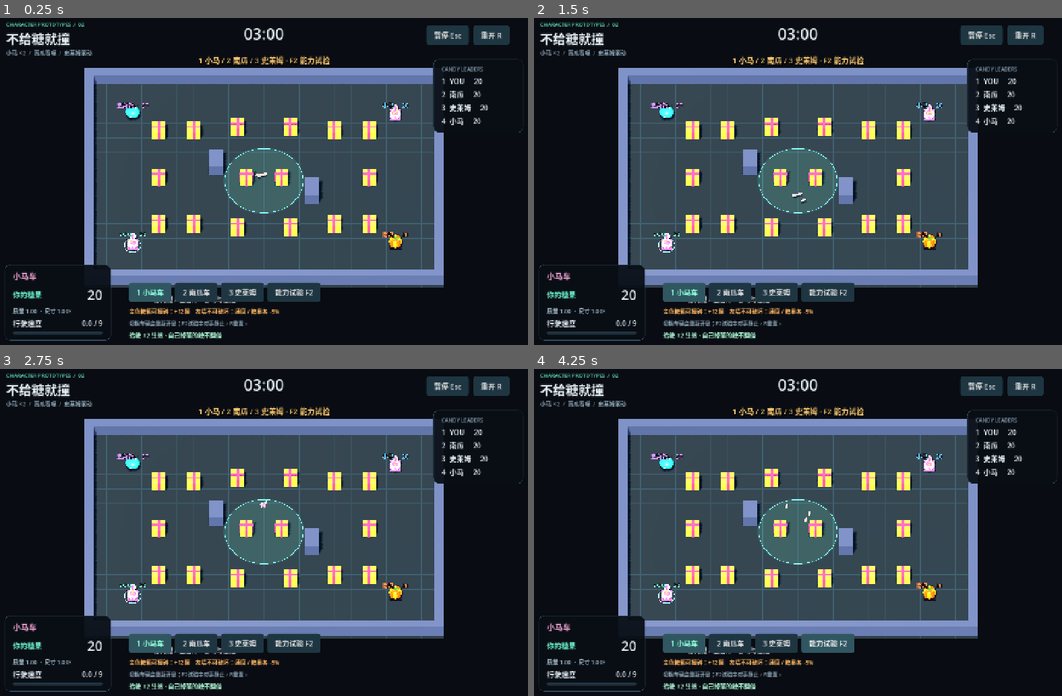
Above: before the commit, frames 1-4 (two rows, left to right).
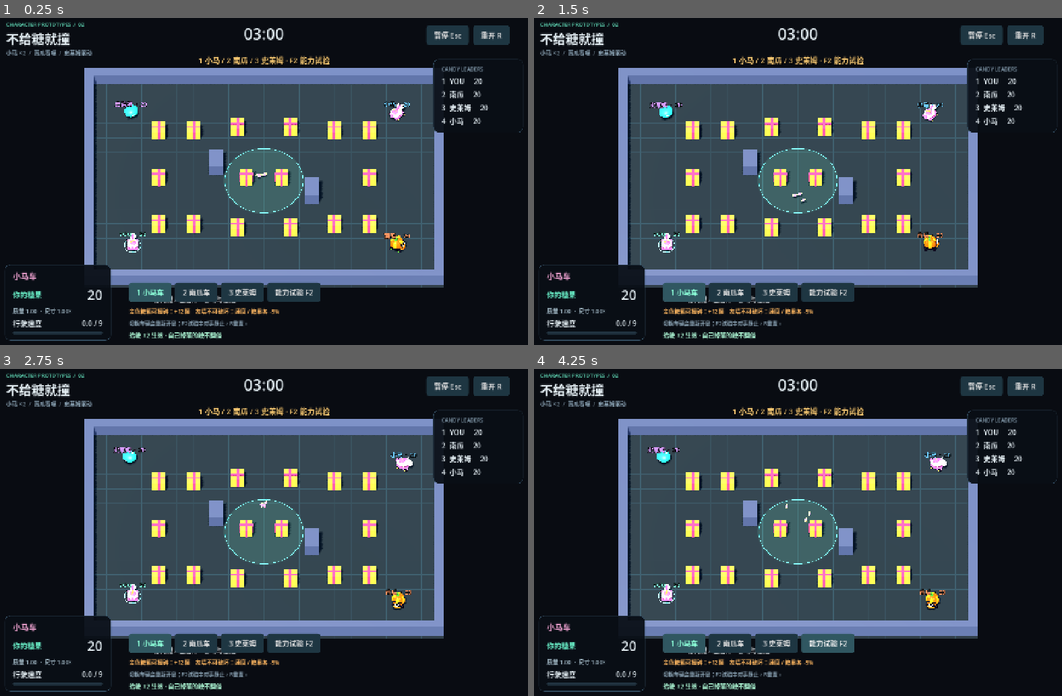
Above: after the commit, the same moments.

Repository: kzayabc01-byte/collision-game
Game: Godot game, scene res://scenes/match.tscn
The game is run twice, just before and just after one commit, with the same random seed, the same clock (stepped at 60 frames per second) and the same inputs.
Inputs:
- Up to frame 1 (0.25 s): no input
- Up to frame 2 (1.5 s): click "暂停 Esc" at 0.5 s; click "重新开始 R" at 1.25 s
- Up to frame 3 (2.75 s): click "重开 R" at 2 s
- Up to frame 4 (4.25 s): click "2 南瓜车" at 2.75 s; click "1 小马车" at 3.5 s

The runs differ from the first frame. In frame 1, 0.5% of the frame differs, in the area x 21-78%, y 25-72%; in frame 2, 0.4%; in frame 3, 0.7%, in the area x 21-80%, y 23-74%; in frame 4, 0.7%.

Commit message:
feat: update car handling, AI and regression tests

Diff:
--- a/scenes/ai_car.tscn
+++ b/scenes/ai_car.tscn
@@ -1,7 +1,5 @@
-[gd_scene load_steps=3 format=3]
+[gd_scene load_steps=2 format=3]
 [ext_resource type="PackedScene" path="res://scenes/car.tscn" id="1"]
-[ext_resource type="Script" path="res://scripts/ai_driver.gd" id="2"]
 [node name="AICar" instance=ExtResource("1")]
 driver_name = "BOT"
-[node name="Driver" parent="." index="4"]
-script = ExtResource("2")
+is_player = false
--- a/scenes/car.tscn
+++ b/scenes/car.tscn
@@ -1,9 +1,10 @@
-[gd_scene load_steps=17 format=3]
+[gd_scene load_steps=18 format=3]
 
 [ext_resource type="Script" path="res://scripts/car.gd" id="1"]
 [ext_resource type="Resource" path="res://config/prototype.tres" id="2"]
 [ext_resource type="Script" path="res://scripts/player_driver.gd" id="3"]
 [ext_resource type="Script" path="res://scripts/car_feedback.gd" id="4"]
+[ext_resource type="Script" path="res://scripts/ai_driver.gd" id="5"]
 
 [sub_resource type="CylinderShape3D" id="Collision"]
 resource_local_to_scene = true
@@ -53,6 +54,7 @@
 collision_layer = 2
 collision_mask = 3
 motion_mode = 1
+axis_lock_linear_y = true
 script = ExtResource("1")
 tuning = ExtResource("2")
 
@@ -108,6 +110,8 @@
 
 [node name="Driver" type="Node3D" parent="."]
 script = ExtResource("3")
+[node name="AIDriver" type="Node3D" parent="."]
+script = ExtResource("5")
 [node name="AnimationPlayer" type="AnimationPlayer" parent="."]
 libraries = {&"": SubResource("Animations")}
 [node name="Feedback" type="Node3D" parent="."]
--- a/scripts/car.gd
+++ b/scripts/car.gd
@@ -31,11 +31,12 @@
 var _heading: Vector3 = Vector3.FORWARD
 var _active_input: bool = false
 var _swallow_tween: Tween
+var play_bounds: Rect2 = Rect2()
 
 @onready var body_shape: CollisionShape3D = $BodyCollision
 @onready var growth_root: Node3D = $GrowthRoot
 @onready var hit_pivot: Node3D = $GrowthRoot/HitPivot
-@onready var driver: DriveInput = $Driver
+@onready var driver: DriveInput = ($Driver if is_player else $AIDriver) as DriveInput
 @onready var feedback: CarFeedback = $Feedback
 @onready var name_label: Label3D = $NameLabel
 @onready var player_ring: MeshInstance3D = $PlayerRing
@@ -116,11 +117,33 @@
 	if not alive:
 		return null
 	var old_position: Vector3 = global_position
-	var collision: KinematicCollision3D = move_and_collide(velocity * delta)
+	var collision: KinematicCollision3D = move_planar(velocity * delta)
 	if _active_input and absf(steering_angle) < 0.0001 and collision == null:
 		var gain: float = profile.rolling_distance_multiplier if rolling and profile != null else 1.0
 		driven_distance += global_position.distance_to(old_position) * gain
 	return collision
+
+func move_planar(motion: Vector3, ignore_vehicles: bool = false) -> KinematicCollision3D:
+	constrain_to_arena()
+	motion.y = 0.0
+	var previous_mask: int = collision_mask
+	if ignore_vehicles:
+		# Overlap correction already knows the separating direction; don't let 3D
+		# penetration recovery choose to eject one cylinder above/below another.
+		collision_mask = previous_mask & ~2
+	var collision: KinematicCollision3D = move_and_collide(motion)
+	collision_mask = previous_mask
+	constrain_to_arena()
+	return collision
+
+func constrain_to_arena() -> void:
+	global_position.y = 0.0
+	velocity.y = 0.0
+	if not play_bounds.has_area():
+		return
+	var inset: float = radius + 0.002
+	global_position.x = clampf(global_position.x, play_bounds.position.x + inset, play_bounds.end.x - inset)
+	global_position.z = clampf(global_position.z, play_bounds.position.y + inset, play_bounds.end.y - inset)
 
 func set_candy(value: int) -> void:
 	candy = maxi(0, value)
@@ -132,6 +155,7 @@
 	cylinder.height = 1.2 * _target_scale
 	body_shape.position.y = 0.6 * _target_scale
 	player_ring.scale = Vector3(_target_scale, 1.0, _target_scale)
+	constrain_to_arena()
 	name_label.text = "%s  ·  %d" % [driver_name, candy]
 	name_label.modulate = paint
 	candy_changed.emit(self)
--- a/scripts/car_feedback.gd
+++ b/scripts/car_feedback.gd
@@ -44,11 +44,14 @@
 		_gain_tween.kill()
 	gain_label.text = "+%d%s" % [amount, "  双倍" if doubled else ""]
 	gain_label.modulate = Color("ffc8e5") if doubled else Color("ffe6a6")
+	gain_label.outline_modulate.a = 1.0
 	gain_label.position.y = height
 	gain_label.show()
 	_gain_tween = create_tween().set_parallel(true)
 	_gain_tween.tween_property(gain_label, "position:y", height + 0.8, 0.65)
 	_gain_tween.tween_property(gain_label, "modulate:a", 0.0, 0.65)
+	_gain_tween.tween_property(gain_label, "outline_modulate:a", 0.0, 0.65)
+	_gain_tween.chain().tween_callback(gain_label.hide)
 
 func play_swallow() -> void:
 	if _swallow_sound != null:
--- a/scripts/match.gd
+++ b/scripts/match.gd
@@ -47,6 +47,10 @@
 				player = car
 	if player.profile == null or int(player.profile.kind) != selected_vehicle:
 		_replace_player(selected_vehicle)
+	var bounds: Rect2 = _get_play_bounds()
+	for car: CrashCar in cars:
+		car.play_bounds = bounds
+		car.constrain_to_arena()
 	hud.configure_vehicle(selected_vehicle, ability_lab)
 	if ability_lab:
 		_setup_ability_lab()
@@ -59,6 +63,7 @@
 	if phase != Phase.PLAYING:
 		return
 	resolver.begin_tick(delta)
+	_separate_grown_cars()
 	var candy_positions: Array[Vector3] = candy_system.positions()
 	var obstacle_positions: Array[Vector3] = []
 	for node: Node in get_tree().get_nodes_in_group("candy_obstacles"):
@@ -214,6 +219,19 @@
 	var marker: Marker3D = markers.pick_random() as Marker3D
 	candy_system.spawn_drop(marker.global_position, Vector3.FORWARD, tuning.neutral_spawn_amount, 0, 0)
 
+func _get_play_bounds() -> Rect2:
+	var faces: Dictionary = {}
+	for wall_name: String in ["West", "East", "North", "South"]:
+		var shape_node: CollisionShape3D = get_node("Arena/SolidWalls/" + wall_name + "/BodyCollision") as CollisionShape3D
+		var box: BoxShape3D = shape_node.shape as BoxShape3D
+		faces[wall_name] = shape_node.global_transform * AABB(-box.size * 0.5, box.size)
+	var west: AABB = faces["West"]
+	var east: AABB = faces["East"]
+	var north: AABB = faces["North"]
+	var south: AABB = faces["South"]
+	var minimum: Vector2 = Vector2(west.end.x, north.end.z)
+	return Rect2(minimum, Vector2(east.position.x, south.position.z) - minimum)
+
 func _separate_grown_cars() -> void:
 	for first: int in range(cars.size()):
 		for second: int in range(first + 1, cars.size()):
@@ -222,11 +240,18 @@
 			if not a.alive or not b.alive:
 				continue
 			var offset: Vector3 = b.global_position - a.global_position
+			offset.y = 0.0
 			var overlap: float = a.radius + b.radius - offset.length()
 			if overlap > 0.02:
 				var normal: Vector3 = offset.normalized() if offset.length_squared() > 0.001 else Vector3.RIGHT
-				a.move_and_collide(-normal * minf(overlap * 0.5, 0.2))
-				b.move_and_collide(normal * minf(overlap * 0.5, 0.2))
+				a.move_planar(-normal * (overlap * 0.5 + 0.002), true)
+				b.move_planar(normal * (overlap * 0.5 + 0.002), true)
+				var remaining: float = a.radius + b.radius - a.global_position.distance_to(b.global_position)
+				if remaining > 0.02:
+					a.move_planar(-normal * remaining, true)
+					remaining = a.radius + b.radius - a.global_position.distance_to(b.global_position)
+					if remaining > 0.02:
+						b.move_planar(normal * remaining, true)
 
 func _on_impact(_point: Vector3, tier: int, message: String) -> void:
 	$CameraRig.shake(tier)
--- /dev/null
+++ b/tests/capture_regression.gd
@@ -0,0 +1,28 @@
+extends SceneTree
+
+func _initialize() -> void:
+	_run.call_deferred()
+
+func _run() -> void:
+	CrashMatch.selected_vehicle = 2
+	var game: CrashMatch = (load("res://scenes/match.tscn") as PackedScene).instantiate() as CrashMatch
+	root.add_child(game)
+	current_scene = game
+	game.set_physics_process(false)
+	game.player.set_candy(135)
+	game.player.global_position = Vector3(18.8, 0, 12.8)
+	game.player.constrain_to_arena()
+	for car: CrashCar in game.cars:
+		car.feedback.show_gain(1, false)
+	for index: int in range(65):
+		await process_frame
+	game.hud.refresh(game.player, game.cars, 24)
+	game.hud.announce("135颗糖果 · 车身保持在围墙内，玩家与AI独立控制")
+	await RenderingServer.frame_post_draw
+	var output: String = "user://bugfix-preview.png"
+	for argument: String in OS.get_cmdline_user_args():
+		if argument.begins_with("--output="):
+			output = argument.trim_prefix("--output=")
+	var result: Error = root.get_texture().get_image().save_png(output)
+	print("CAPTURE ", result, " ", game.player.position)
+	quit(0 if result == OK else 1)
--- a/tests/driving.gd
+++ b/tests/driving.gd
@@ -5,6 +5,7 @@
 
 func _run() -> void:
 	var car: CrashCar = (load("res://scenes/car.tscn") as PackedScene).instantiate() as CrashCar
+	car.is_player = true
 	root.add_child(car)
 	await physics_frame
 	Input.action_press("move_right")
--- /dev/null
+++ b/tests/regressions.gd
@@ -0,0 +1,149 @@
+extends SceneTree
+
+var passed: int = 0
+var failed: int = 0
+
+func _initialize() -> void:
+	_run.call_deferred()
+
+func _run() -> void:
+	var watchdog: Timer = Timer.new()
+	watchdog.one_shot = true
+	watchdog.wait_time = 30.0
+	root.add_child(watchdog)
+	watchdog.timeout.connect(func() -> void: quit(2))
+	watchdog.start()
+	check(await _input_isolation(), "input isolation suite finished")
+	check(await _growth_at_walls(), "wall growth suite finished")
+	check(await _gain_cleanup(), "gain cleanup suite finished")
+	print("REGRESSION: %d passed, %d failed" % [passed, failed])
+	quit(1 if failed > 0 else 0)
+
+func check(ok: bool, label: String) -> void:
+	if ok:
+		passed += 1
+		print("PASS ", label)
+	else:
+		failed += 1
+		push_error("FAIL " + label)
+
+func frames(count: int = 3) -> void:
+	for index: int in range(count):
+		await physics_frame
+
+func _input_isolation() -> bool:
+	CrashMatch.ability_lab = false
+	for selected: int in range(3):
+		CrashMatch.selected_vehicle = selected
+		var game: CrashMatch = (load("res://scenes/match.tscn") as PackedScene).instantiate() as CrashMatch
+		root.add_child(game)
+		game.set_physics_process(false)
+		var player_drivers: int = 0
+		for car: CrashCar in game.cars:
+			if car.driver.get_script().resource_path.ends_with("player_driver.gd"):
+				player_drivers += 1
+		check(player_drivers == 1, "only one player input driver for selection %d" % selected)
+		for action: String in ["move_left", "move_right", "move_up", "move_down"]:
+			var context: Dictionary = {"mass": 1.0, "obstacles": [], "candies": [], "opponents": [], "velocity": Vector3.ZERO, "radius": 0.76, "tuning": game.tuning}
+			var before: Array[Vector3] = []
+			for index: int in range(1, game.cars.size()):
+				var driver: DriveInput = game.cars[index].driver
+				if driver.get_script().resource_path.ends_with("ai_driver.gd"):
+					driver.set("_target", game.cars[index].global_position + Vector3.FORWARD * 8.0)
+					driver.set("_intent", 1)
+					driver.set("_decision_remaining", 100.0)
+					driver.set("_commit_remaining", 100.0)
+				before.append(driver.sample_direction(game.cars[index].global_position, context, 0.0))
+			Input.action_press(action)
+			var unchanged: bool = true
+			for index: int in range(1, game.cars.size()):
+				unchanged = unchanged and before[index - 1].is_equal_approx(game.cars[index].driver.sample_direction(game.cars[index].global_position, context, 0.0))
+			check(unchanged, "AI decisions ignore %s for selection %d" % [action, selected])
+			check(not game.player.driver.sample_direction(game.player.global_position, context, 0.0).is_zero_approx(), "player receives %s" % action)
+			Input.action_release(action)
+		game.queue_free()
+		await frames()
+	CrashMatch.selected_vehicle = 0
+	return true
+
+func _inside(car: CrashCar) -> bool:
+	return absf(car.global_position.x) + car.radius <= 19.51 and absf(car.global_position.z) + car.radius <= 13.51 and absf(car.global_position.y) < 0.001
+
+func _growth_at_walls() -> bool:
+	CrashMatch.selected_vehicle = 2
+	var game: CrashMatch = (load("res://scenes/match.tscn") as PackedScene).instantiate() as CrashMatch
+	root.add_child(game)
+	game.set_physics_process(false)
+	for index: int in range(1, game.cars.size()):
+		game.cars[index].apply_loss(game.cars[index].candy)
+		game.cars[index].respawn_remaining = 99999.0
+	var car: CrashCar = game.player
+	var points: Array[Vector3] = [
+		Vector3(18.8, 0, 12.8), Vector3(-18.8, 0, 12.8),
+		Vector3(18.8, 0, -12.8), Vector3(-18.8, 0, -12.8),
+		Vector3(18.8, 0, 4), Vector3(-18.8, 0, 4),
+		Vector3(0, 0, 12.8), Vector3(0, 0, -12.8),
+	]
+	for point: Vector3 in points:
+		car.reset_at(point)
+		car.set_candy(5)
+		car.global_position = point
+		await frames()
+		car.set_candy(135)
+		var kept_inside: bool = true
+		for frame: int in range(90):
+			var outward: Vector3 = Vector3(signf(point.x), 0, signf(point.z)).normalized()
+			car.velocity = outward * 9.0
+			car.snapshot()
+			game.resolver.begin_tick(1.0 / 60.0)
+			game.resolver.record(car, car.move_vehicle(1.0 / 60.0))
+			game.resolver.resolve_events()
+			if not _inside(car):
+				if kept_inside:
+					print("ESCAPE origin=", point, " pos=", car.position, " radius=", car.radius)
+				kept_inside = false
+			await physics_frame
+		check(kept_inside, "growth and repeated impact remain inside at %s" % point)
+		game.resolver.clear_for(car)
+	# Repeated growth while two cars are squeezed next to an outer wall.
+	var other: CrashCar = game.cars[1]
+	car.reset_at(Vector3(17.8, 0, 10))
+	other.reset_at(Vector3(16.5, 0, 10))
+	var separation_safe: bool = true
+	for count: int in range(20, 141, 4):
+		car.set_candy(count)
+		other.set_candy(count)
+		game._separate_grown_cars()
+		separation_safe = separation_safe and _inside(car) and _inside(other)
+		await physics_frame
+	check(separation_safe, "growing cars cannot push each other out or off ground plane")
+	print("SQUEEZED positions=", car.position, " / ", other.position)
+	car.reset_at(Vector3(16, 0, 9))
+	other.reset_at(Vector3(16, 0, 9))
+	car.set_candy(135)
+	other.set_candy(5)
+	await frames()
+	game._separate_grown_cars()
+	print("OVERLAP positions=", car.position, " / ", other.position)
+	check(absf(car.position.y) < 0.001 and absf(other.position.y) < 0.001, "deep vehicle overlap cannot eject a car vertically")
+	check(car.position.distance_to(other.position) >= car.radius + other.radius - 0.02, "overlapping cars actually separate horizontally")
+	game.queue_free()
+	await frames()
+	CrashMatch.selected_vehicle = 0
+	return true
+
+func _gain_cleanup() -> bool:
+	var car: CrashCar = (load("res://scenes/vehicles/pony_car.tscn") as PackedScene).instantiate() as CrashCar
+	root.add_child(car)
+	car.collect(1)
+	check(car.feedback.gain_label.visible, "pickup amount initially visible")
+	await frames(50)
+	check(not car.feedback.gain_label.visible, "pickup text and outline disappear completely")
+	car.collect(1)
+	await frames(10)
+	car.collect(1)
+	await frames(50)
+	check(not car.feedback.gain_label.visible, "repeated pickup restarts then clears label")
+	car.queue_free()
+	await frames()
+	return true
--- a/tests/soak.gd
+++ b/tests/soak.gd
@@ -4,6 +4,7 @@
 var _defeats: int = 0
 var _breaks: int = 0
 var _peak_speeds: Array[float] = [0.0, 0.0, 0.0, 0.0]
+var _confined: bool = true
 
 func _initialize() -> void:
 	_run.call_deferred()
@@ -21,13 +22,22 @@
 		await physics_frame
 		for car_index: int in range(game.cars.size()):
 			_peak_speeds[car_index] = maxf(_peak_speeds[car_index], game.cars[car_index].velocity.length())
+			var car: CrashCar = game.cars[car_index]
+			var bounds: Rect2 = car.play_bounds.grow(-car.radius + 0.005)
+			if car.alive and (absf(car.position.y) > 0.001 or not bounds.has_point(Vector2(car.position.x, car.position.z))):
+				_confined = false
+				push_error("Car escaped the ground plane or arena: " + str(car.position))
+				break
+		if not _confined:
+			break
 		if game.phase == CrashMatch.Phase.FINISHED:
 			break
 	print("SOAK phase=%s remaining=%.3f impacts=%d defeats=%d obstacles_broken=%d loose_value=%d nodes=%d" % [game.phase, game.remaining_seconds, _impacts, _defeats, _breaks, game.candy_system.total_value(), game.candy_system.get_child_count()])
 	for car: CrashCar in game.cars:
 		print("CAR ", car.driver_name, " candy=", car.candy, " position=", car.global_position)
 	print("PEAK SPEEDS ", _peak_speeds)
-	var passed: bool = game.phase == CrashMatch.Phase.FINISHED and _impacts > 0 and _breaks > 0 and game.candy_system.get_child_count() <= game.tuning.maximum_candy_nodes
+	print("ALL CARS CONFINED ", _confined)
+	var passed: bool = _confined and game.phase == CrashMatch.Phase.FINISHED and _impacts > 0 and _breaks > 0 and game.candy_system.get_child_count() <= game.tuning.maximum_candy_nodes
 	game.queue_free()
 	for index: int in range(5):
 		await process_frame
--- a/tests/vehicles.gd
+++ b/tests/vehicles.gd
@@ -176,6 +176,8 @@
 func _slime_driving() -> bool:
 	var slime: CrashCar = Slime.instantiate() as CrashCar
 	var standard: CrashCar = BaseCar.instantiate() as CrashCar
+	slime.is_player = true
+	standard.is_player = true
 	root.add_child(slime)
 	root.add_child(standard)
 	standard.position.z = 20.0
Not shown, added: docs/images/vehicle-prototypes.png.import
Not shown, added: tests/capture_regression.gd.uid
Not shown, added: tests/regressions.gd.uid
Not shown, changed: docs/vehicles.md
